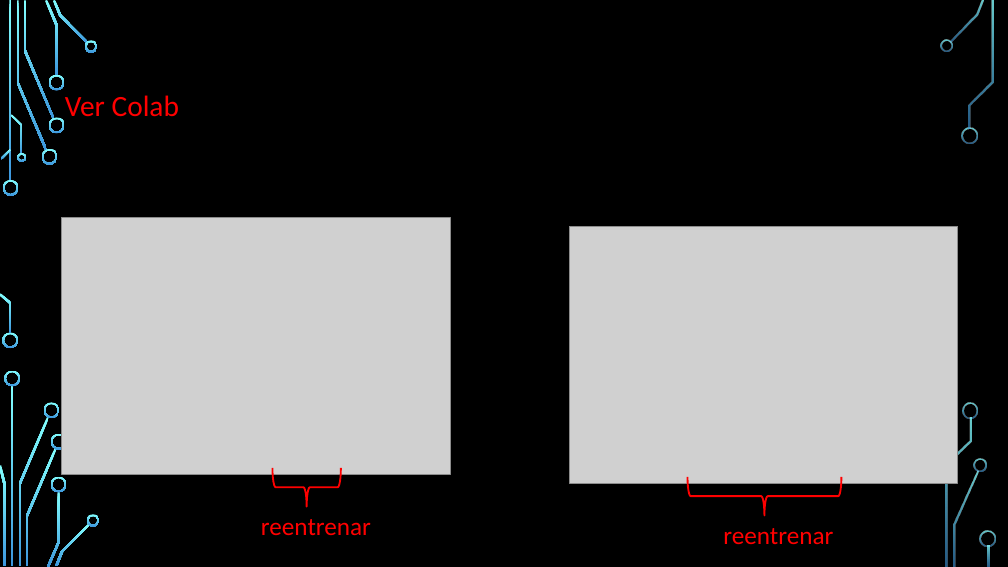
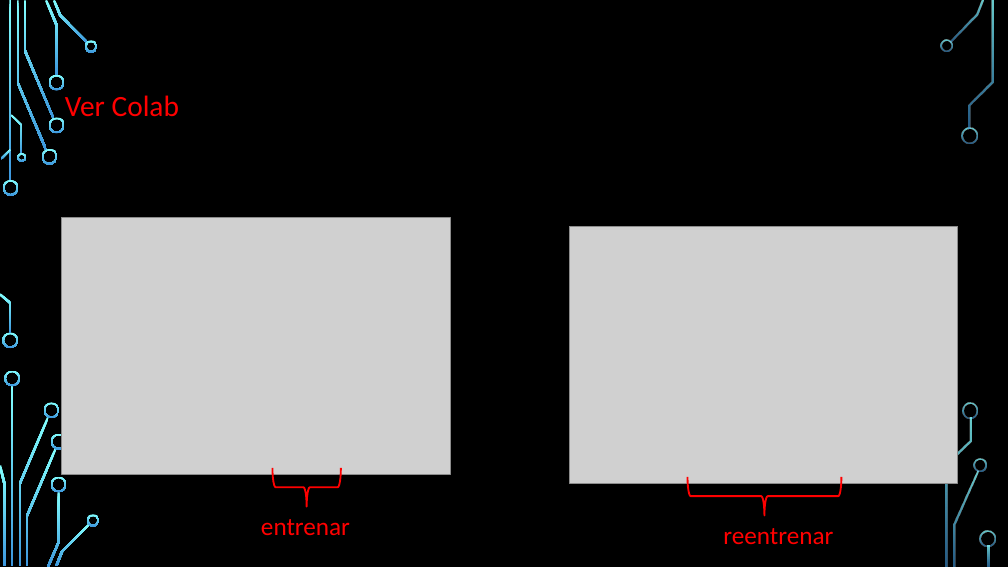
Before and after one commit to FIUBA-Posgrado-Inteligencia-Artificial/aprendizaje_profundo, a slide deck: slide 7 of clase_8/teoria/clase_8.pptx. Drawn at 1008x567 pixels with LibreOffice and Linux fonts; fonts in the diff are those of the drawing; grey boxes stand for pictures; background and template pictures are left out. Boxes give left, top, right and bottom in pixels: in the first picture for what was removed or moved away, otherwise in the second. Text is boxed around its words. In the diff, an @@ line names an element or a change of style, - is before the commit and + after.

```diff
--- a/clase_8/teoria/clase_8.pptx
+++ b/clase_8/teoria/clase_8.pptx
@@ text at <box>261,519,350,536</box>: text changed @@
-reentrenar
+entrenar
```
Also in this commit, not shown: 4 other slides changed, 8 other files.
